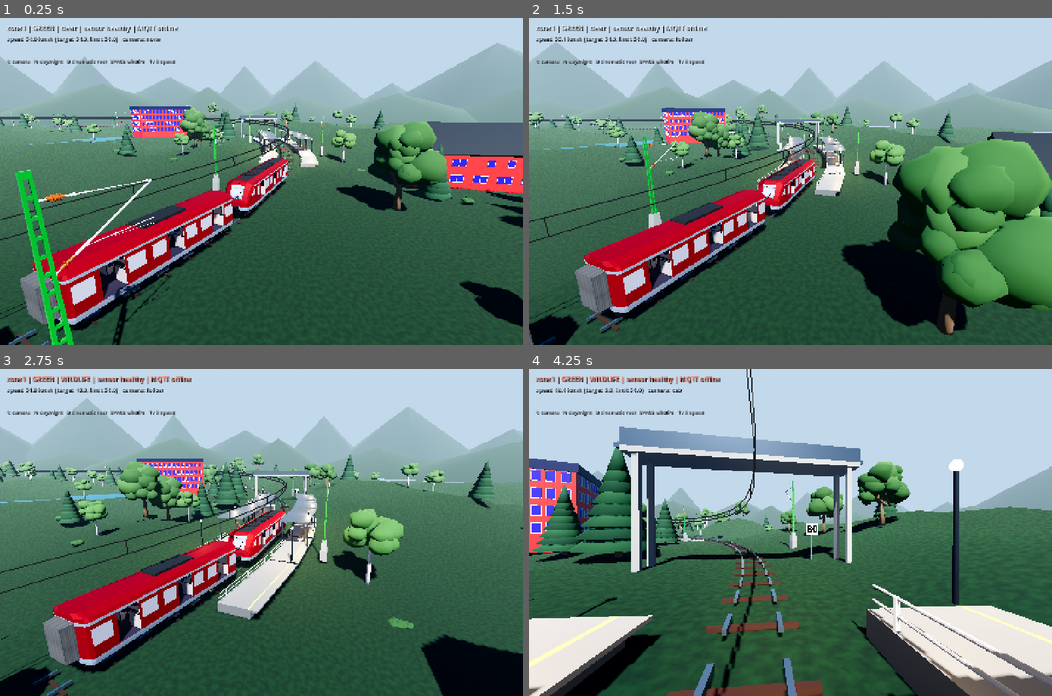
Above: before the commit, frames 1-4 (two rows, left to right).
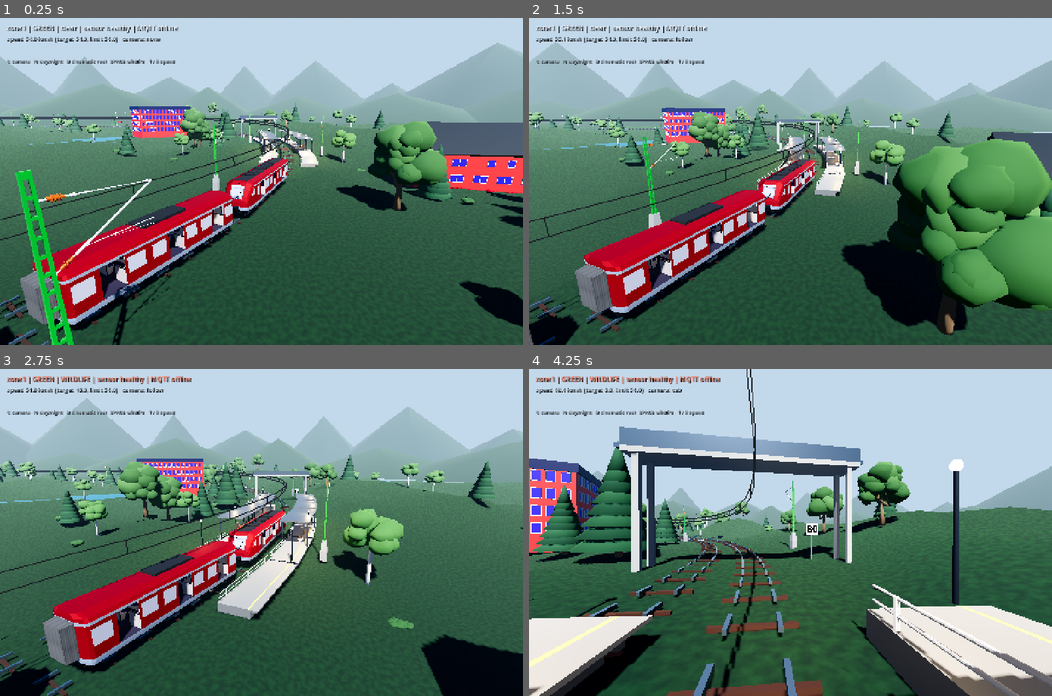
Above: after the commit, the same moments.

Repository: Kathir-Kalidass/railway-digital-twin
Game: Godot game, scene res://scenes/lts_full.tscn
Two runs of this game, one before a commit and one after it. Both use one fixed random seed, a clock stepped at 60 frames per second and the inputs below.
Inputs (mouse positions are in pixels of both pictures, inside the frame that each line leads up to):
- Up to frame 1 (0.25 s): no input
- Up to frame 2 (1.5 s): tap Enter at 0.5 s; move the mouse to (905, 165) at 0.52 s; hold Up (ui_up) 0.53-1.28 s; hold Ctrl 0.53-1.28 s; click (905, 165) at 0.67 s; tap Space at 0.77, 1.07 s; move the mouse to (685, 197) at 1.27 s; hold Down (ui_down) from 1.28 s (still down); tap F at 1.35 s
- Up to frame 3 (2.75 s): tap Space at 1.52, 1.82 s; move the mouse to (313, 460) at 2.02 s; release Down (ui_down) at 2.03 s; hold Up (ui_up) from 2.03 s (still down); tap 2 at 2.1 s
- Up to frame 4 (4.25 s): move the mouse to (764, 597) at 2.77 s; tap R at 2.85 s; click (764, 597) at 2.92 s; tap Space at 3.02, 3.32, 3.77, 4.07 s; move the mouse to (947, 581) at 3.52 s; release Up (ui_up) at 3.53 s; hold Down (ui_down) from 3.53 s (still down); tap C at 3.6 s

The runs differ from the first frame. In frame 1, 0.2% of the frame differs, in the area x 0-49%, y 33-93%; in frame 2, 0.2%; in frame 3, 0.2%; in frame 4, 1.0%, in the area x 10-37%, y 51-90%.

Commit message:
feat(godot): add inner down track and track registry

Diff:
--- a/godot/scenes/lts_full.tscn
+++ b/godot/scenes/lts_full.tscn
@@ -11,6 +11,7 @@
 [ext_resource type="Script" path="res://src/scenario_director.gd" id="9"]
 [ext_resource type="Script" path="res://src/scenery_director.gd" id="10"]
 [ext_resource type="Script" path="res://src/esp32_integration.gd" id="11"]
+[ext_resource type="Script" path="res://src/track_registry.gd" id="12"]
 
 [node name="World" type="Node3D"]
 script = ExtResource("1")
@@ -22,6 +23,13 @@
 length = 753.9822
 radius = 120.0
 max_speed_kmh = 80.0
+
+[node name="InnerTrack" type="Node3D" parent="."]
+script = ExtResource("2")
+length = 728.8495
+radius = 116.0
+max_speed_kmh = 80.0
+position = Vector3(0, 0, -4)
 
 [node name="Train" type="Node3D" parent="."]
 script = ExtResource("3")
@@ -36,6 +44,11 @@
 train_path = NodePath("../Train")
 bridge_path = NodePath("../MQTTBridge")
 zone = "zone1"
+
+[node name="TrackRegistry" type="Node3D" parent="."]
+script = ExtResource("12")
+up_path = NodePath("../Track")
+down_path = NodePath("../InnerTrack")
 
 [node name="WorldWildlife" parent="." instance=ExtResource("6")]
 
--- /dev/null
+++ b/godot/src/track_registry.gd
@@ -0,0 +1,47 @@
+class_name TrackRegistry
+extends Node3D
+
+## Lazily resolves the UP (outer) and DOWN (inner) rails for the double-track
+## world. Resolution is on demand so node order in the scene does not matter.
+
+@export var up_path: NodePath
+@export var down_path: NodePath
+
+
+func track(line_id: String) -> LTSTrack:
+	var path := NodePath()
+	if line_id == "UP":
+		path = up_path
+	elif line_id == "DOWN":
+		path = down_path
+	return get_node_or_null(path) as LTSTrack
+
+
+func tracks() -> Array[LTSTrack]:
+	var result: Array[LTSTrack] = []
+	for id in ["UP", "DOWN"]:
+		var found := track(id)
+		if found != null:
+			result.append(found)
+	return result
+
+
+func line_ids() -> PackedStringArray:
+	var result := PackedStringArray()
+	for id in ["UP", "DOWN"]:
+		if track(id) != null:
+			result.append(id)
+	return result
+
+
+func length_m(line_id: String) -> float:
+	var found := track(line_id)
+	return found.length if found != null else 0.0
+
+
+func first() -> LTSTrack:
+	for id in ["UP", "DOWN"]:
+		var found := track(id)
+		if found != null:
+			return found
+	return null
--- a/godot/tests/test_parse.gd
+++ b/godot/tests/test_parse.gd
@@ -14,6 +14,7 @@
 	"res://src/level_crossing.gd",
 	"res://src/railway_bridge.gd",
 	"res://src/ltstrack.gd",
+	"res://src/track_registry.gd",
 	"res://src/ltstrain.gd",
 	"res://src/lts_world.gd",
 	"res://Data/Scripts/Singletons/Math.gd",
--- /dev/null
+++ b/godot/tests/test_track_registry.gd
@@ -0,0 +1,39 @@
+extends SceneTree
+
+
+func _initialize() -> void:
+	call_deferred("_run")
+
+
+func _run() -> void:
+	var a := Assert.new()
+	var scene: Node3D = load("res://scenes/lts_full.tscn").instantiate()
+	scene.get_node("MQTTBridge").connect_on_ready = false
+	root.add_child(scene)
+	await process_frame
+
+	var registry := scene.get_node_or_null("TrackRegistry") as TrackRegistry
+	a.ok(registry != null, "track registry is part of the scene")
+	var up: LTSTrack = registry.track("UP") if registry else null
+	var down: LTSTrack = registry.track("DOWN") if registry else null
+	a.ok(up != null, "UP resolves to the outer track")
+	a.ok(down != null, "DOWN resolves to the inner track")
+	if down:
+		a.ok(absf(down.radius - 116.0) < 0.001, "inner radius is 116 m")
+		a.ok(absf(down.length - 728.8495) < 0.01, "inner length is the inner circumference")
+		a.ok(absf(down.global_position.z + 4.0) < 0.01, "inner loop starts 4 m inside")
+		a.ok(down.get_node_or_null("Rails") != null, "inner track builds rail visuals")
+	if registry:
+		a.eq(registry.line_ids(), PackedStringArray(["UP", "DOWN"]), "registry reports both lines")
+		a.ok(absf(registry.length_m("UP") - 753.9822) < 0.01, "UP length exposed")
+		a.ok(registry.first() == scene.get_node("Track"), "first() returns UP")
+
+	for distance in [0.0, 188.4956, 376.9911, 565.4867]:
+		var up_pose: Transform3D = up.get_global_transform_at_distance(distance)
+		var down_pose: Transform3D = down.get_global_transform_at_distance(distance * 116.0 / 120.0)
+		a.ok(absf(up_pose.origin.distance_to(down_pose.origin) - 4.0) < 0.05,
+			"4 m spacing at UP %.1f m" % distance)
+
+	scene.queue_free()
+	await process_frame
+	quit(a.report("test_track_registry"))
Not shown: 1 places in godot/scenes/lts_full.tscn that only renumber resources
